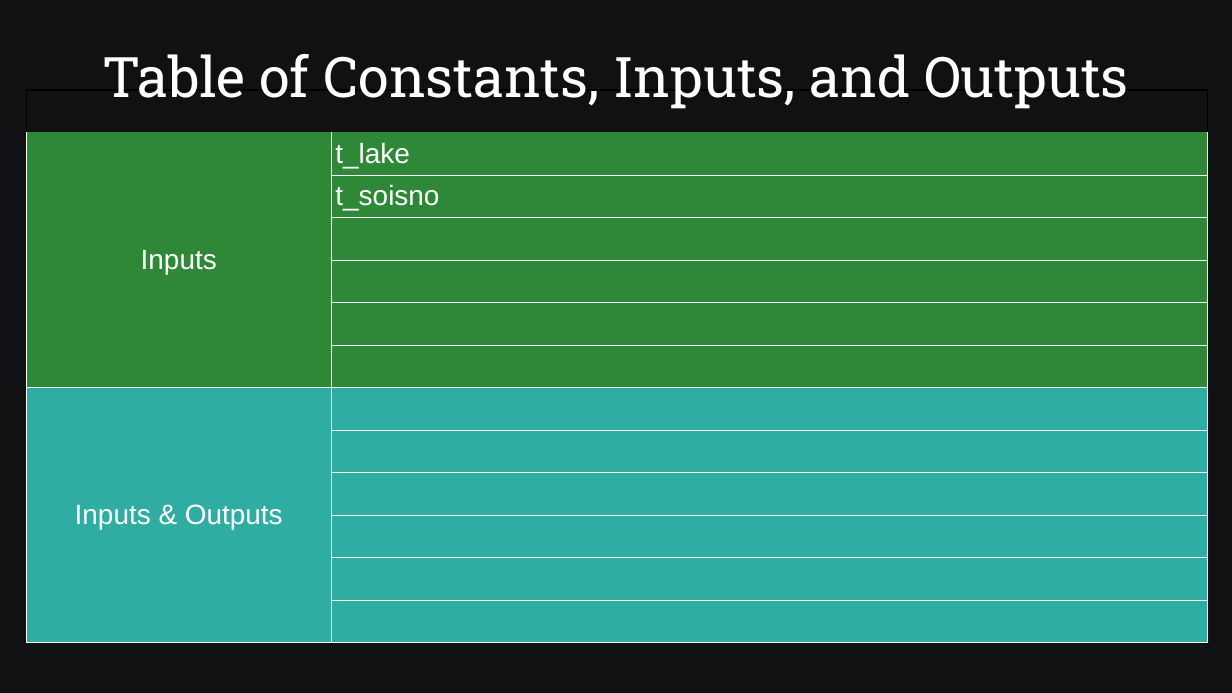
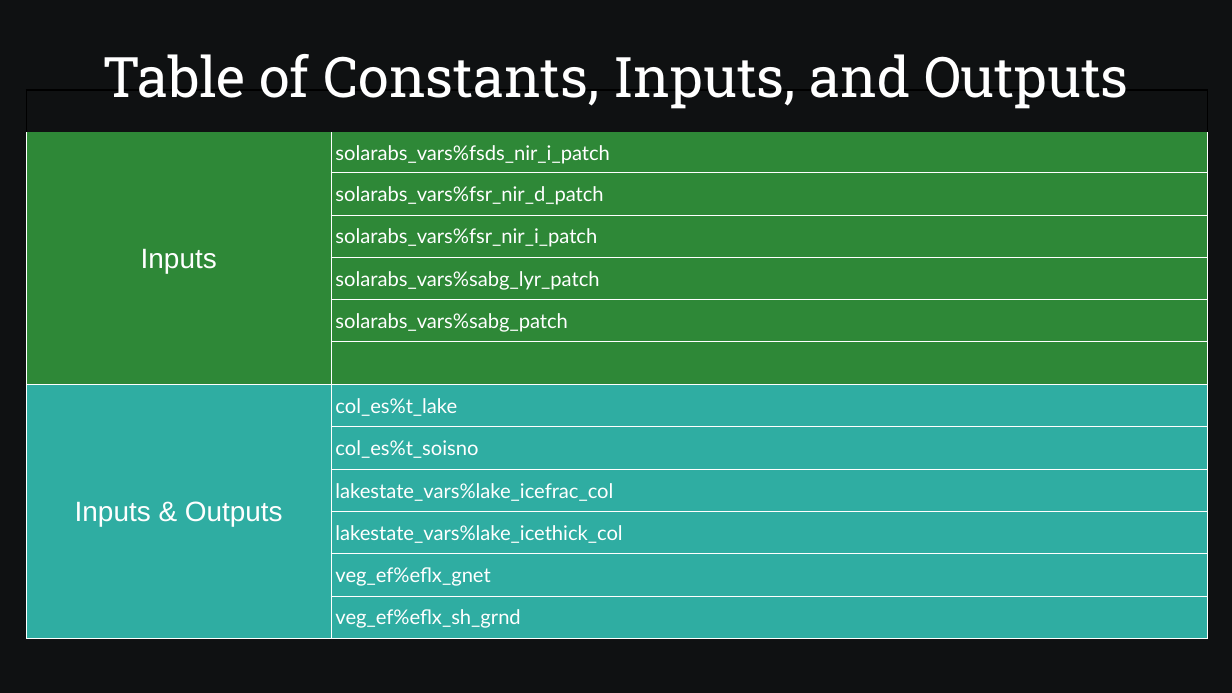
Before and after one commit to SamAllen06/lake_temp_work, a slide deck: slide 12 of documentation/for_collaborators/TestingSoftwareOverview.odp. Drawn at 1232x693 pixels with LibreOffice and Linux fonts; fonts in the diff are those of the drawing. Boxes give left, top, right and bottom in pixels: in the first picture for what was removed or moved away, otherwise in the second. Text is boxed around its words. In the diff, an @@ line names an element or a change of style, - is before the commit and + after.

Commit message:
Update inputs, outputs, and constants table

```diff
--- a/documentation/for_collaborators/TestingSoftwareOverview.odp
+++ b/documentation/for_collaborators/TestingSoftwareOverview.odp
@@ table at [27, 91, 1209, 636] @@
-row 2: Inputs | t_lake
-row 3:  | t_soisno
+row 2: Inputs | solarabs_vars%fsds_nir_i_patch
+row 3:  | solarabs_vars%fsr_nir_d_patch
+row 4:  | solarabs_vars%fsr_nir_i_patch
+row 5:  | solarabs_vars%sabg_lyr_patch
+row 6:  | solarabs_vars%sabg_patch
-row 5:  | 
-row 6:  | 
-row 7:  | 
-row 8: Inputs & Outputs | 
-row 9:  | 
-row 10:  | 
-row 11:  | 
-row 12:  | 
-row 13:  | 
+row 8: Inputs & Outputs | col_es%t_lake
+row 9:  | col_es%t_soisno
+row 10:  | lakestate_vars%lake_icefrac_col
+row 11:  | lakestate_vars%lake_icethick_col
+row 12:  | veg_ef%eflx_gnet
+row 13:  | veg_ef%eflx_sh_grnd
```
Also in this commit, not shown: 4 other slides changed, 1 slide added, 1 slide removed, 2 other files.
